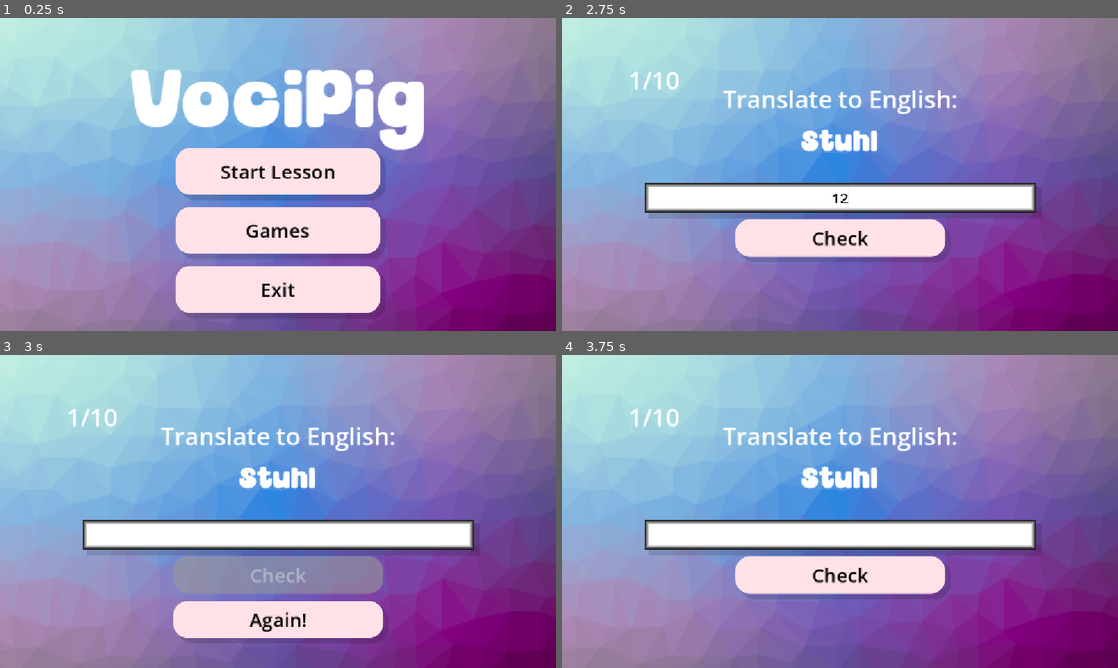
Above: before the commit, frames 1-4 (two rows, left to right).
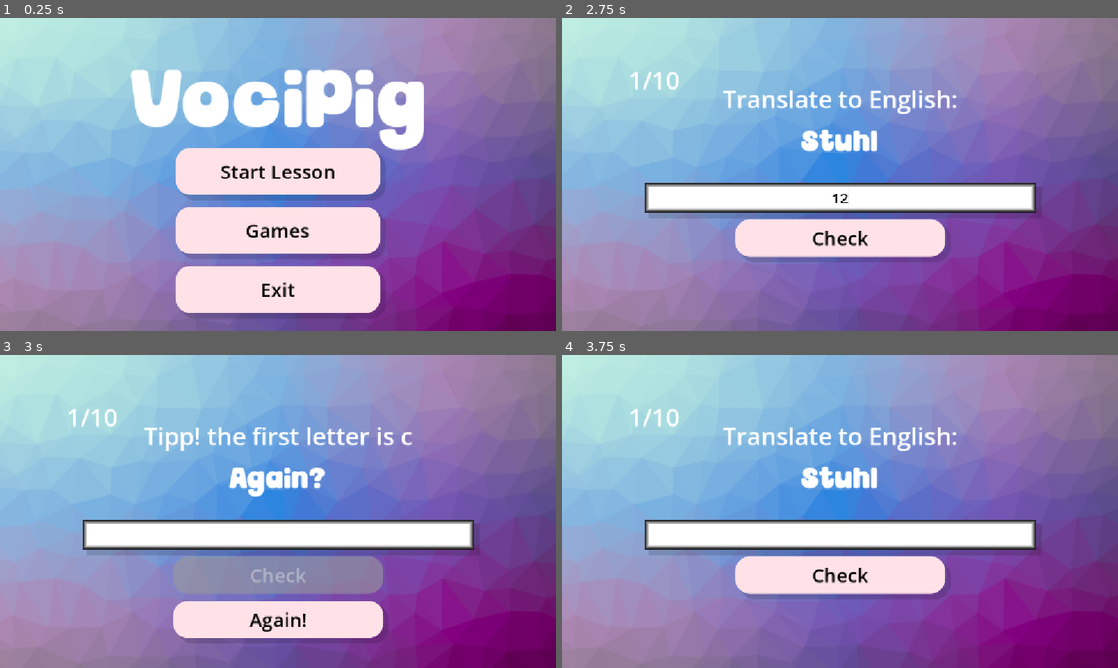
Above: after the commit, the same moments.

Repository: matas-is-here/voci-game
Game: Godot game, scene res://Sceens/main_menu.tscn
Same seed, same stepped clock (60 frames per second), same inputs: the game is played once before the commit and once after it.
Inputs (mouse positions are in pixels of both pictures, inside the frame that each line leads up to):
- Up to frame 1 (0.25 s): no input
- Up to frame 2 (2.75 s): click "Start Lesson" at 0.5 s; click "Start!" at 1.25 s; click (840, 196) at 2.02 s; type "12" at 2.1 s
- Up to frame 3 (3 s): click "Check" at 2.75 s
- Up to frame 4 (3.75 s): click "Again!" at 3.5 s

Frames 1-2 are identical in both runs. In frame 3, 2.0% of the frame differs, in the area x 25-75%, y 23-46%; in frame 4, nothing differs.

Commit message:
Gives Tips if wrong

Diff:
--- a/Script/varibles.gd
+++ b/Script/varibles.gd
@@ -27,6 +27,9 @@
 # other
 var ger_word = ""
 
+var right_word = ""
+var trans_word = ""
+
 # functions
 
 func get_word_len() -> int:
--- a/Script/voci_translate.gd
+++ b/Script/voci_translate.gd
@@ -2,10 +2,6 @@
 
 
 func _ready() -> void:
-	if (vars.is_english == true):
-		$TextLabel.text = "Translate to English:"
-	elif (vars.is_english == false):
-		$TextLabel.text = "Translate to German:"
 	$CountLabel.text = str(vars.count) + "/" + str(vars.max_count)
 	$Next.visible = false
 	shuffle_words()
@@ -23,10 +19,14 @@
 	vars.this_word_int += 1
 
 	if (vars.is_english == true):
-		$WordLabel.text = vars.ger_word
+		vars.right_word = vars.words[vars.ger_word]
+		vars.trans_word = vars.ger_word
+
 	elif (vars.is_english == false):
-		$WordLabel.text = vars.words[vars.ger_word]
+		vars.right_word = vars.ger_word
+		vars.trans_word = vars.words[vars.ger_word]
 
+	$WordLabel.text = vars.trans_word
 
 
 
@@ -34,21 +34,27 @@
 	var text = $LineEdit.text
 
 	if (text != ""):
-		if (text == vars.words[vars.ger_word] and vars.is_english == true) or (text == vars.ger_word and vars.is_english == false):
+		if (text == vars.right_word):
 			if (vars.count < vars.max_count):
 				$Next.text = "Corect, next!"
+				$TextLabel.text = "Nice!"
+				$WordLabel.text = "Next!"
 				vars.right = true
 				vars.mistakes = 0
 			else:
 				get_tree().change_scene_to_file("res://Sceens/end_screen.tscn")
 				vars.mistakes = 0
 		else:
-			if (vars.mistakes <vars.max_mistakes):
+			if (vars.mistakes < vars.max_mistakes):
 				vars.mistakes += 1
 				$Next.text = "Again!"
+				$TextLabel.text = "Tipp! the first letter is " + vars.right_word[0]
+				$WordLabel.text = "Again?"
 				vars.right = false
 			else:
-				$Next.text = "Wrong 😞! Next!"
+				$Next.text = "Next! 😞"
+				$TextLabel.text = "The anwser is " + vars.right_word
+				$WordLabel.text = "You got this!"
 				vars.mistakes = 0
 				vars.right = true
 				vars.count -= 2
@@ -73,3 +79,12 @@
 			vars.count = 1
 
 		$CountLabel.text = str(vars.count) + "/" + str(vars.max_count)
+	else:
+		$WordLabel.text = vars.trans_word
+
+
+	if (vars.is_english == true):
+		$TextLabel.text = "Translate to English:"
+
+	elif (vars.is_english == false):
+		$TextLabel.text = "Translate to German:"
